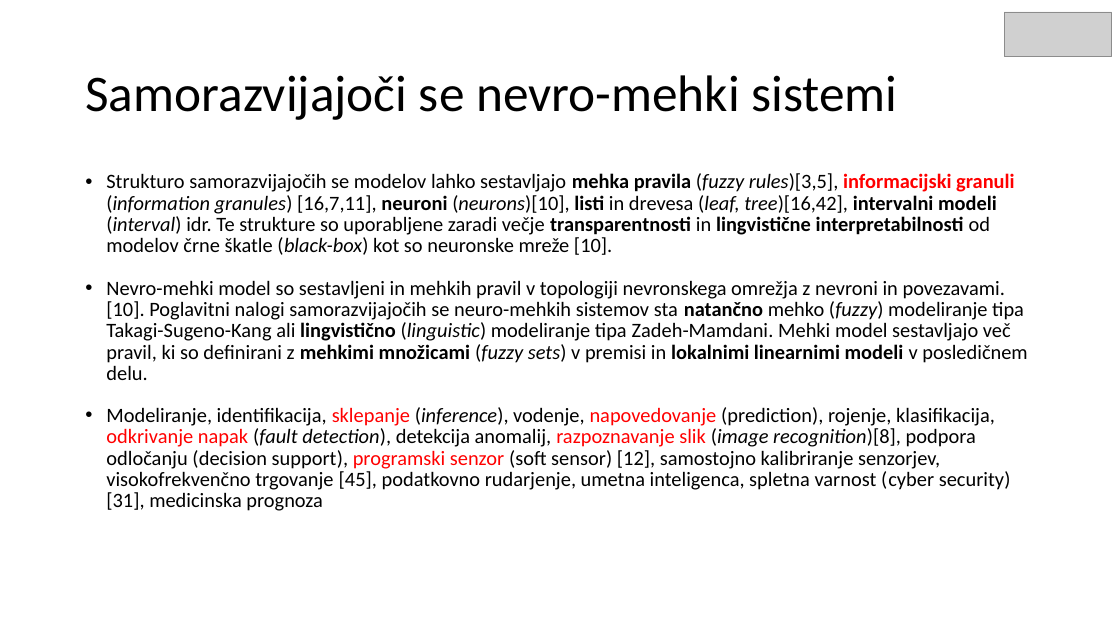
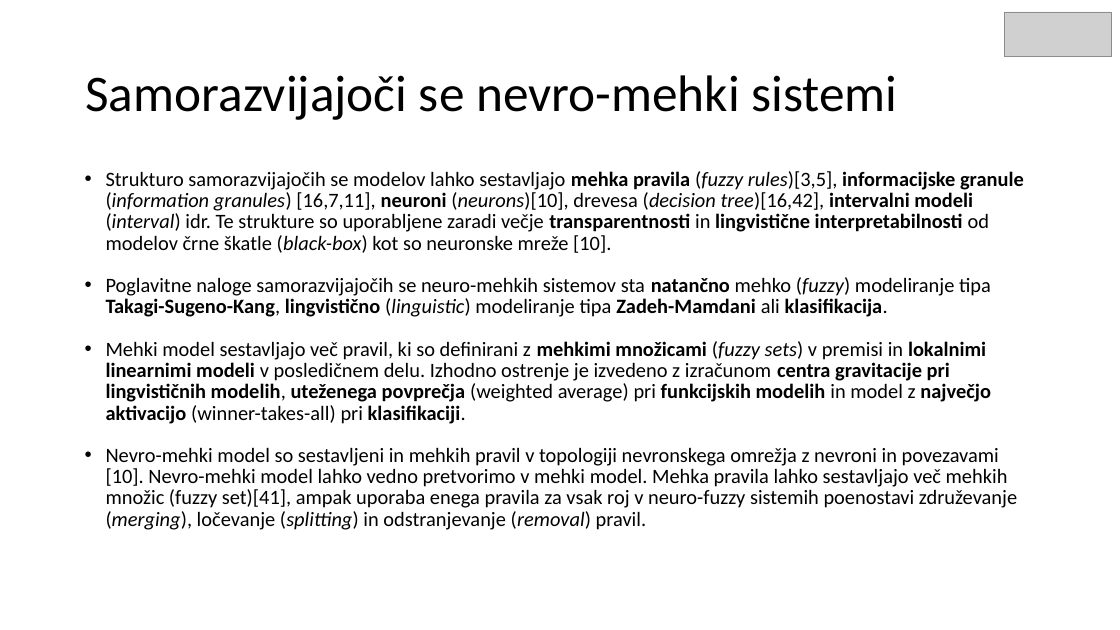
Before and after one commit to mihaozbot/Seminarska-1, a slide deck: slide 3 of Samo razvijajoci se sistemi_v2.pptx. Drawn at 1120x630 pixels with LibreOffice and Linux fonts; fonts in the diff are those of the drawing; grey boxes stand for pictures. Boxes give left, top, right and bottom in pixels: in the first picture for what was removed or moved away, otherwise in the second. Text is boxed around its words. In the diff, an @@ line names an element or a change of style, - is before the commit and + after.

```diff
--- a/Samo razvijajoci se sistemi_v2.pptx
+++ b/Samo razvijajoci se sistemi_v2.pptx
@@ text at (x1=106, y1=171, x2=1024, y2=530): text changed @@
-• Strukturo samorazvijajočih se modelov lahko sestavljajo mehka pravila (fuzzy rules)[3,5], informacijski granuli (information granules) [16,7,11], neuroni (neurons)[10], listi in drevesa (leaf, tree)[16,42], intervalni modeli (interval) idr. Te strukture so uporabljene zaradi večje transparentnosti in lingvistične interpretabilnosti od modelov črne škatle (black-box) kot so neuronske mreže [10].
-• Nevro-mehki model so sestavljeni in mehkih pravil v topologiji nevronskega omrežja z nevroni in povezavami. [10]. Poglavitni nalogi samorazvijajočih se neuro-mehkih sistemov sta natančno mehko (fuzzy) modeliranje tipa Takagi-Sugeno-Kang ali lingvistično (linguistic) modeliranje tipa Zadeh-Mamdani. Mehki model sestavljajo več pravil, ki so definirani z mehkimi množicami (fuzzy sets) v premisi in lokalnimi linearnimi modeli v posledičnem delu.
-• Modeliranje, identifikacija, sklepanje (inference), vodenje, napovedovanje (prediction), rojenje, klasifikacija, odkrivanje napak (fault detection), detekcija anomalij, razpoznavanje slik (image recognition)[8], podpora odločanju (decision support), programski senzor (soft sensor) [12], samostojno kalibriranje senzorjev, visokofrekvenčno trgovanje [45], podatkovno rudarjenje, umetna inteligenca, spletna varnost (cyber security) [31], medicinska prognoza
+• Strukturo samorazvijajočih se modelov lahko sestavljajo mehka pravila (fuzzy rules)[3,5], informacijske granule (information granules) [16,7,11], neuroni (neurons)[10], drevesa (decision tree)[16,42], intervalni modeli (interval) idr. Te strukture so uporabljene zaradi večje transparentnosti in lingvistične interpretabilnosti od modelov črne škatle (black-box) kot so neuronske mreže [10].
+• Poglavitne naloge samorazvijajočih se neuro-mehkih sistemov sta natančno mehko (fuzzy) modeliranje tipa Takagi-Sugeno-Kang, lingvistično (linguistic) modeliranje tipa Zadeh-Mamdani ali klasifikacija.
+• Mehki model sestavljajo več pravil, ki so definirani z mehkimi množicami (fuzzy sets) v premisi in lokalnimi linearnimi modeli v posledičnem delu. Izhodno ostrenje je izvedeno z izračunom centra gravitacije pri lingvističnih modelih, uteženega povprečja (weighted average) pri funkcijskih modelih in model z največjo aktivacijo (winner-takes-all) pri klasifikaciji.
+• Nevro-mehki model so sestavljeni in mehkih pravil v topologiji nevronskega omrežja z nevroni in povezavami [10]. Nevro-mehki model lahko vedno pretvorimo v mehki model. Mehka pravila lahko sestavljajo več mehkih množic (fuzzy set)[41], ampak uporaba enega pravila za vsak roj v neuro-fuzzy sistemih poenostavi združevanje (merging), ločevanje (splitting) in odstranjevanje (removal) pravil.
```
Also in this commit, not shown: 2 other slides changed, 12 slides added, 1 slide removed, 5 other files.
